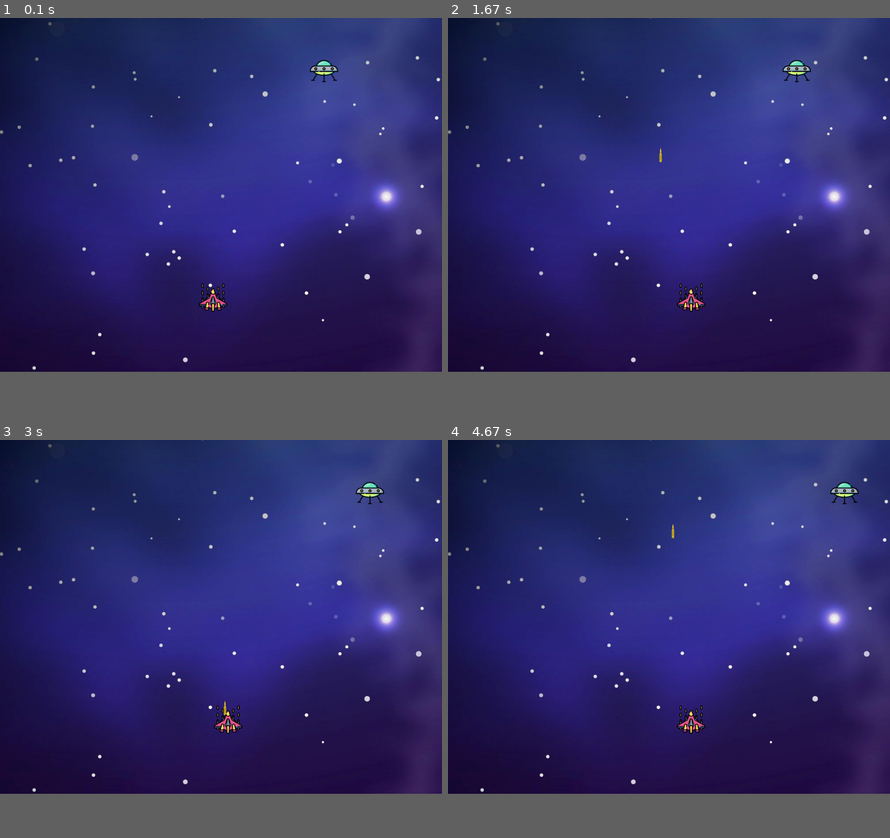
Above: before the commit, frames 1-4 (two rows, left to right).
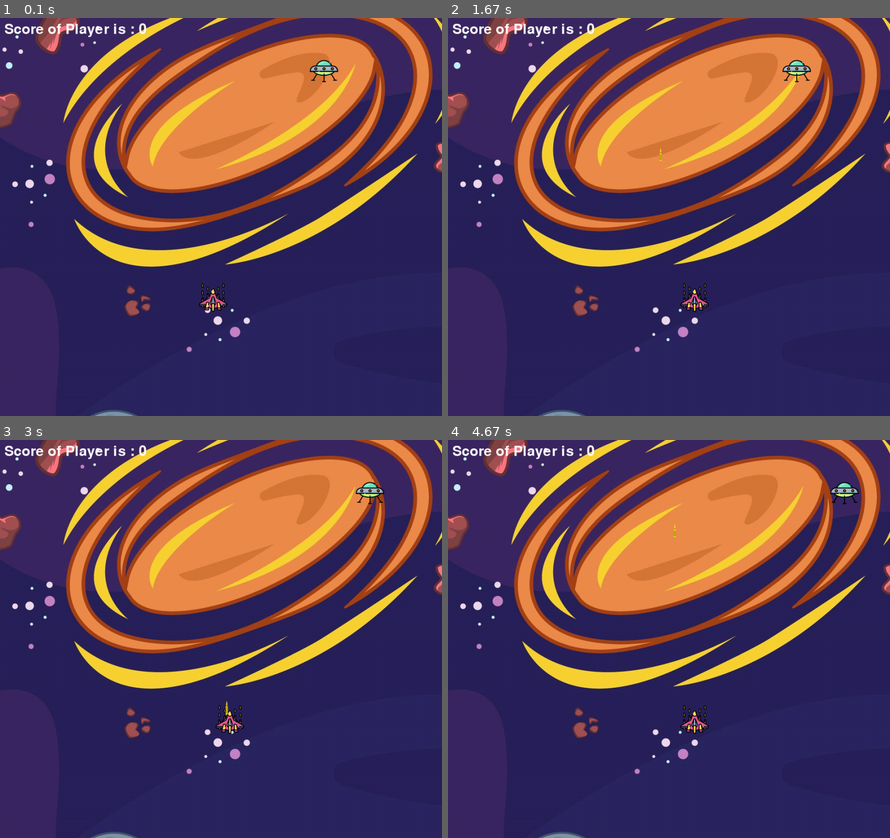
Above: after the commit, the same moments.

Repository: Anurag9841/PyGame
Game: pygame game, started from main.py
Same seed, same stepped clock (60 frames per second), same inputs: the game is played once before the commit and once after it.
Inputs:
- Up to frame 1 (0.1 s): no input
- Up to frame 2 (1.67 s): hold Space 0.33-0.8 s; hold Right 0.33-0.8 s; hold Right 0.83-1.3 s; tap Space at 0.9, 1.2, 1.4 s; hold Right from 1.33 s (still down)
- Up to frame 3 (3 s): tap Space at 1.7, 1.9, 2.2, 2.47, 2.77, 2.9 s; release Right at 1.8 s; hold Left 1.83-2.37 s; hold Left 2.4-2.8 s; hold Right from 2.83 s (still down)
- Up to frame 4 (4.67 s): tap Space at 3.2, 3.57, 3.87, 4.07, 4.37, 4.57 s; release Right at 3.47 s; hold Left 3.5-3.97 s; hold Right 4-4.47 s; hold Right from 4.5 s (still down)
In our replay, the window is 900x720 before the commit and 900x810 after it. These sizes can differ from the game's own. Grey fills any space a smaller window leaves; there, only what the larger window draws over its background counts as a difference.

The runs differ from the first frame. In frame 1, 59% of the frame differs, in the area x 0-100%, y 0-100%; in frame 2, 59%; in frame 3, 59%; in frame 4, 59%.

Commit message:
Add files via upload

Diff:
--- a/main.py
+++ b/main.py
@@ -1,17 +1,19 @@
 import pygame
 import math
 import random
-
+from pygame import mixer
 # initialize pygame
 pygame.init()
 # creating screen
-screen = pygame.display.set_mode((1000, 800))
+screen = pygame.display.set_mode((1000, 900))
 # title and screen icon
 pygame.display.set_caption('Space Inveador')
 icon = pygame.image.load('Ufo.png')
 pygame.display.set_icon(icon)
 # background_image
-background = pygame.image.load('background1.jpg')
+background = pygame.image.load('background.jpg')
+mixer.music.load("background.wav")
+mixer.music.play(-1)
 # player_image
 player_img = pygame.image.load('spaceship.png')
 # enemy_image
@@ -32,7 +34,13 @@
 bullet_change = 0
 bulletY_change = 4
 bullet_state = "ready"  # ready--> it is the state where u cannot see the bullet at the screen
-
+score = 0
+font = pygame.font.Font("freesansbold.ttf",32)
+textX = 10
+textY = 10
+def show_score(x,y):
+    score1 = font.render("Score of Player is : "+str(score),True, (255,255,255))
+    screen.blit(score1,(x,y))
 
 def enemy(x, y):
     screen.blit(enemy_img, (x, y))
@@ -56,7 +64,7 @@
         return False
 
 
-score = 0
+
 
 # game loop
 run = True
@@ -68,15 +76,17 @@
             run = False
         if event.type == pygame.KEYDOWN:
             if event.key == pygame.K_RIGHT:
-                playerX_change = 0.9
+                playerX_change = 1
             if event.key == pygame.K_LEFT:
-                playerX_change = -0.9
+                playerX_change = -1
             # if event.key == pygame.K_UP:
             #     playerY_change = -0.6
             # if event.key == pygame.K_DOWN:
             #     playerY_change = 0.6
             if event.key == pygame.K_SPACE:
                 if bullet_state == "ready":
+                    bullet_music = mixer.Sound("laser.wav")
+                    bullet_music.play()
                     bulletX = playerX
                     bullet(bulletX, bulletY)
         if event.type == pygame.KEYUP:
@@ -119,13 +129,16 @@
     # collision
     collision = isCollision(enemyX, enemyY, bulletX, bulletY)
     if collision == True:
+        collision_music = mixer.Sound("explosion.wav")
+        collision_music.play()
         bulletY = playerY
         bullet_state = "ready"
         score += 1
-        print(score)
+        # print(score)
         enemyX = random.randint(0, 936)
         enemyY = random.randint(50, 150)
 
     player(playerX, playerY)
     enemy(enemyX, enemyY)
+    show_score(textX,textY)
     pygame.display.update()
Not shown, added: background.wav
Not shown, added: explosion.wav
Not shown, added: laser.wav
